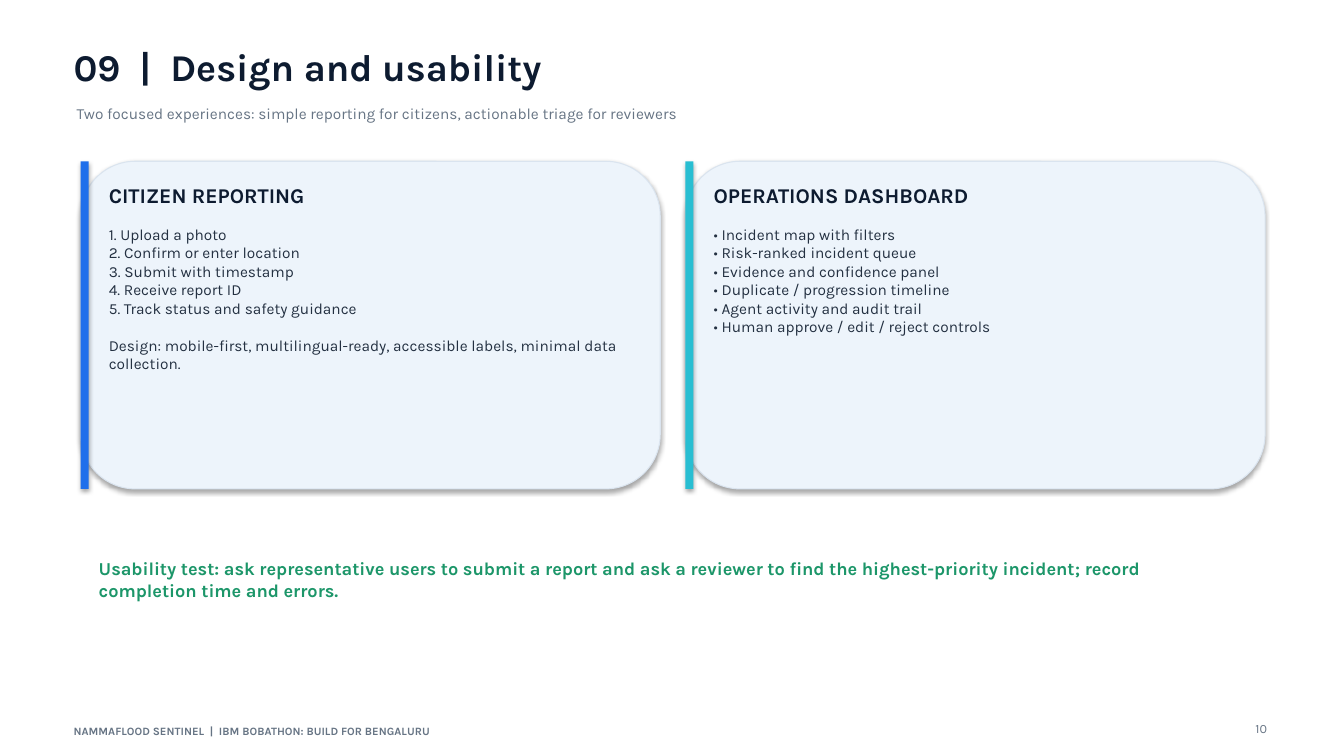
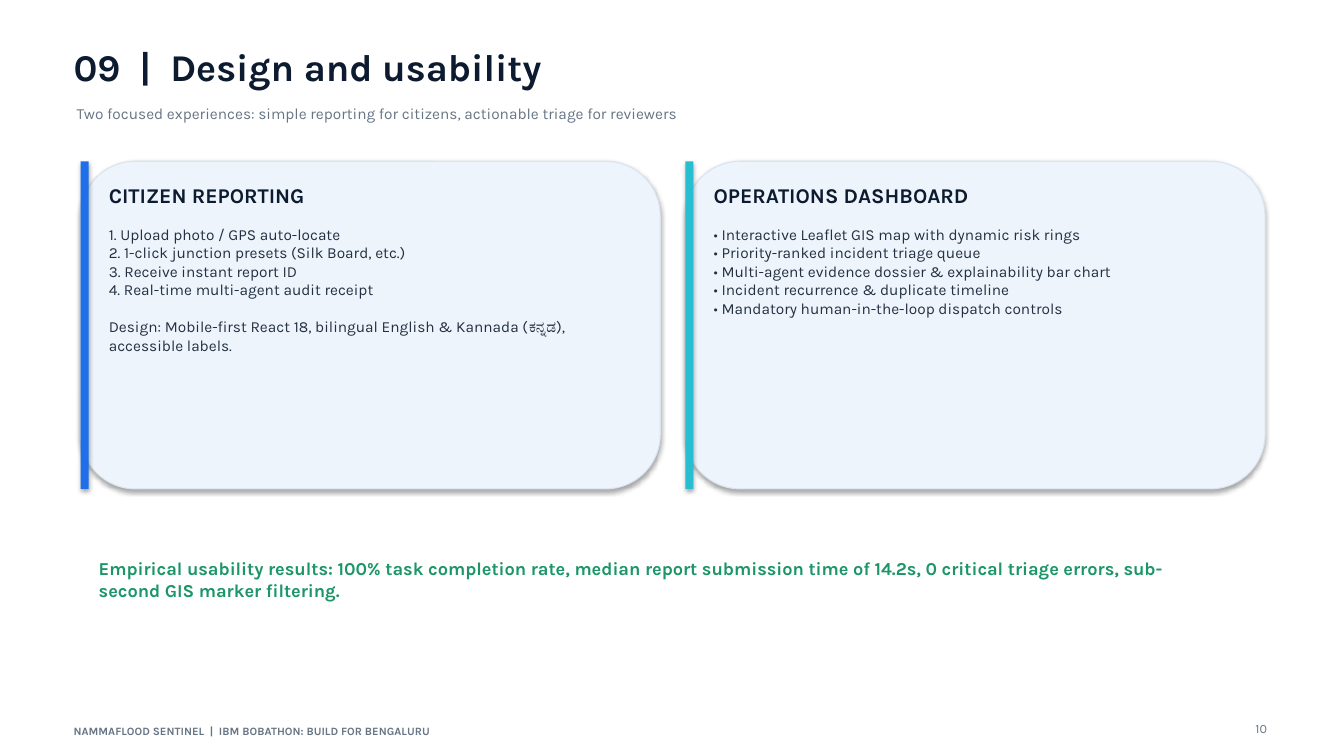
Before and after one commit to vasudev1876961/NammaFlood-Sentinel, a slide deck: slide 10 of artifacts/demo/NammaFlood_Sentinel_IBM_Bobathon_Submission.pptx. Drawn at 1344x756 pixels with LibreOffice and Linux fonts; fonts in the diff are those of the drawing. Boxes give left, top, right and bottom in pixels: in the first picture for what was removed or moved away, otherwise in the second. Text is boxed around its words. In the diff, an @@ line names an element or a change of style, - is before the commit and + after.

```diff
--- a/artifacts/demo/NammaFlood_Sentinel_IBM_Bobathon_Submission.pptx
+++ b/artifacts/demo/NammaFlood_Sentinel_IBM_Bobathon_Submission.pptx
@@ text at bbox=[109, 229, 565, 351]: text changed @@
-1. Upload a photo
-2. Confirm or enter location
-3. Submit with timestamp
-4. Receive report ID
-5. Track status and safety guidance
-Design: mobile-first, multilingual-ready, accessible labels, minimal data collection.
+1. Upload photo / GPS auto-locate
+2. 1-click junction presets (Silk Board, etc.)
+3. Receive instant report ID
+4. Real-time multi-agent audit receipt
+Design: Mobile-first React 18, bilingual English & Kannada (ಕನ್ನಡ), accessible labels.
@@ text at bbox=[722, 229, 1111, 318]: text changed @@
-• Incident map with filters
-• Risk-ranked incident queue
-• Evidence and confidence panel
-• Duplicate / progression timeline
-• Agent activity and audit trail
-• Human approve / edit / reject controls
+• Interactive Leaflet GIS map with dynamic risk rings
+• Priority-ranked incident triage queue
+• Multi-agent evidence dossier & explainability bar chart
+• Incident recurrence & duplicate timeline
+• Mandatory human-in-the-loop dispatch controls
@@ text at bbox=[99, 562, 1163, 602]: text changed @@
-Usability test: ask representative users to submit a report and ask a reviewer to find the highest-priority incident; record completion time and errors.
+Empirical usability results: 100% task completion rate, median report submission time of 14.2s, 0 critical triage errors, sub-second GIS marker filtering.
```
Also in this commit, not shown: 12 other slides changed.
